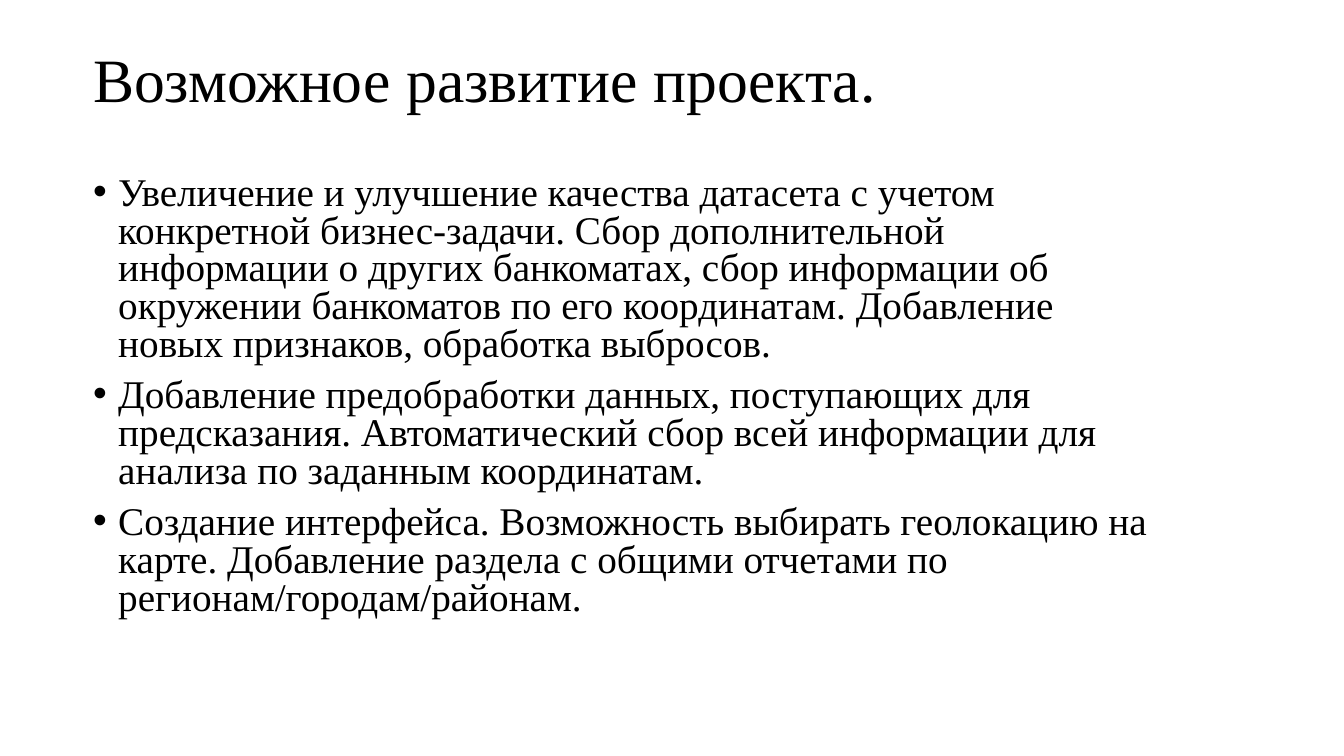
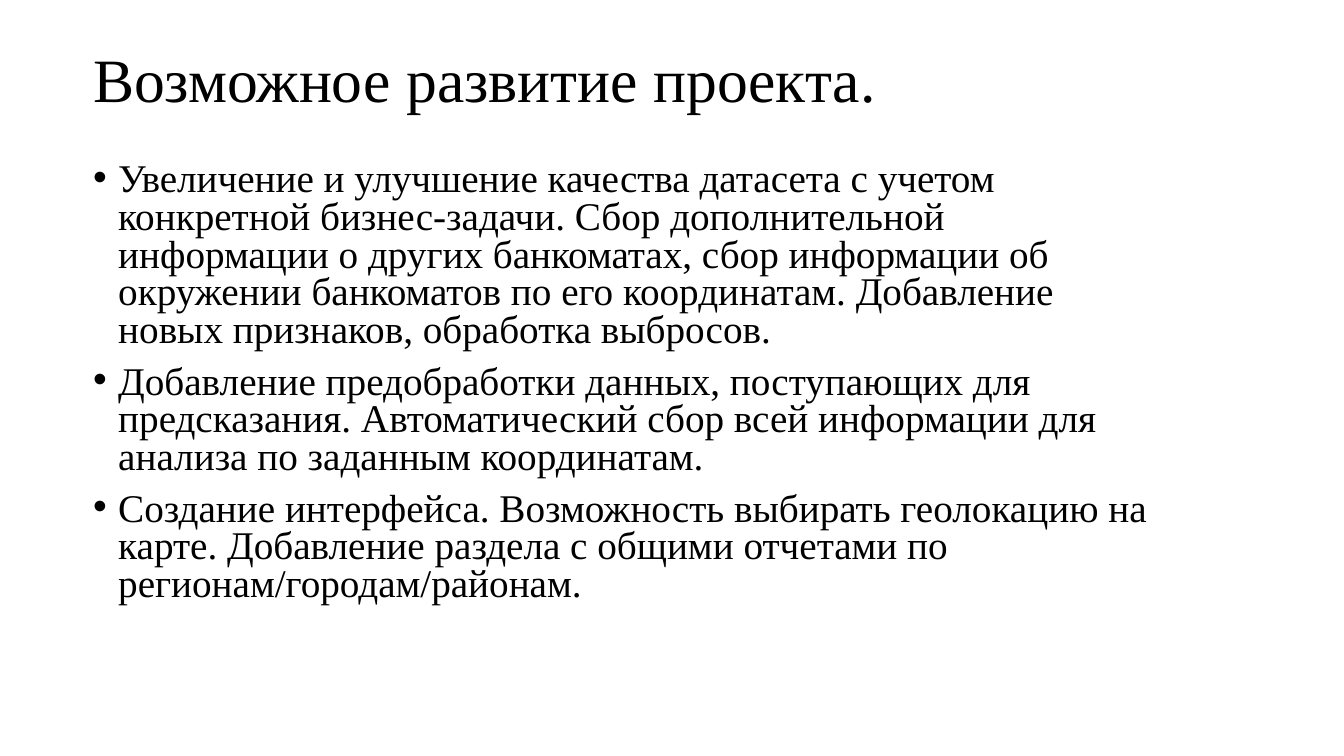
Before and after one commit to ElenaDoroshenko97/itog_project_ds16, a slide deck: slide 11 of Определение популярности геолокации для размещения банкомата Росбанка и его партнеров.pptx (slide 10 before the commit). Drawn at 1344x756 pixels with LibreOffice and Linux fonts; fonts in the diff are those of the drawing. Boxes give left, top, right and bottom in pixels: in the first picture for what was removed or moved away, otherwise in the second. Text is boxed around its words. In the diff, an @@ line names an element or a change of style, - is before the commit and + after.

```diff
--- a/Определение популярности геолокации для размещения банкомата Росбанка и его партнеров.pptx
+++ b/Определение популярности геолокации для размещения банкомата Росбанка и его партнеров.pptx
@@ text "Увеличение и улучшение качества датасета ...": place and size @@
-text "Увеличение и улучшение качества датасета ..." at [118,180,1146,618]
+text "Увеличение и улучшение качества датасета ..." at [118,166,1146,605]
```
Also in this commit, not shown: 1 other slide changed, 1 slide added.
